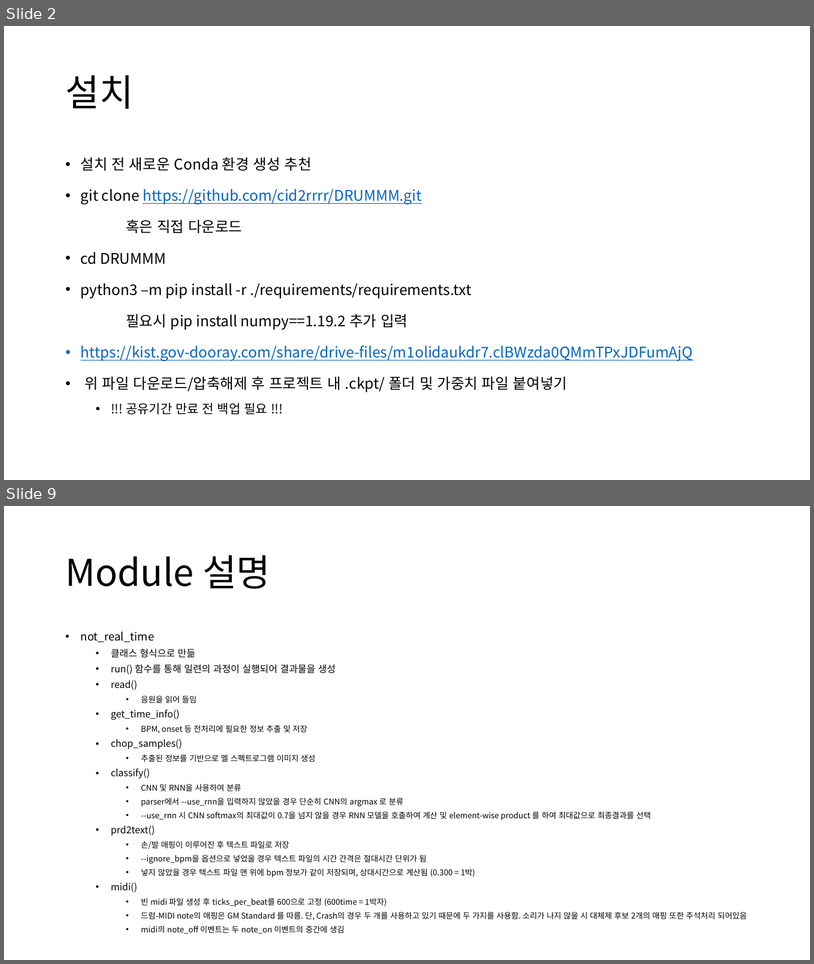
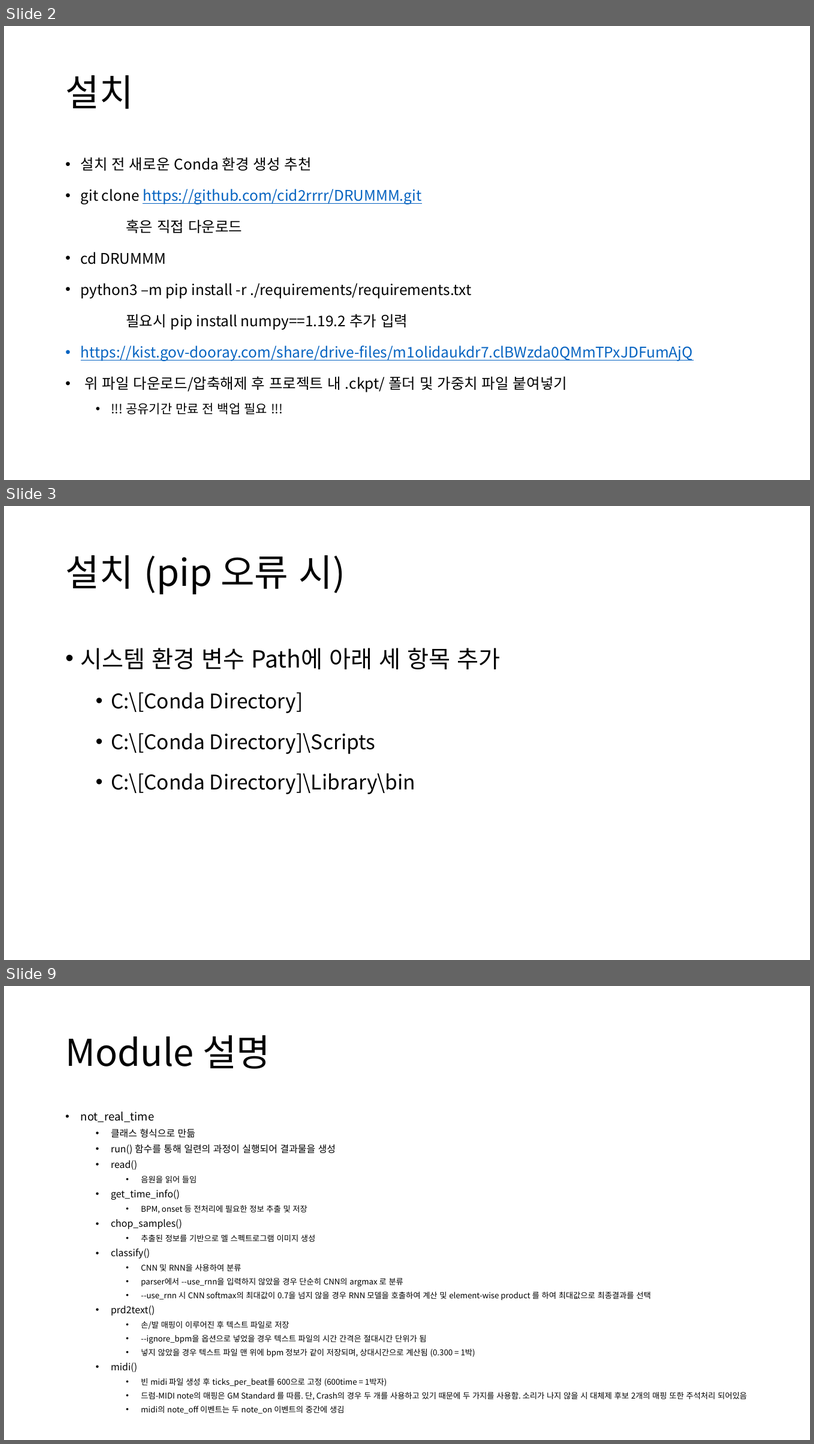
Before and after one commit to cid2rrrr/DRUMMM, a slide deck: 청음지능 인수인계.pptx. Shown one above the other, each under a label of ours: slides 2 and 9 before the commit, slides 2, 3 and 9 after it; the slides between them are not shown. The pictures are 814x964 and 814x1444 pixels, drawn with LibreOffice and Linux fonts; fonts in the diff are those of the drawing. Boxes give left, top, right and bottom in pixels: in the first picture for what was removed or moved away, otherwise in the second. Text is boxed around its words. In the diff, an @@ line names an element or a change of style, - is before the commit and + after.

```diff
--- a/청음지능 인수인계.pptx
+++ b/청음지능 인수인계.pptx
@@ slide 3 added at <box>4,506,810,960</box>, background #FFFFFF @@
@@ title added at <box>65,555,346,594</box>, 44 pt, text #000000 @@
+설치 (pip 오류 시)
@@ text added at <box>81,648,500,794</box>, 24 pt, text #000000 @@
+• 시스템 환경 변수 Path에 아래 세 항목 추가
+  • C:\[Conda Directory]
+  • C:\[Conda Directory]\Scripts
+  • C:\[Conda Directory]\Library\bin
```
Also in this commit, not shown: 7 slides changed, 1 slide removed, 2 other files.
